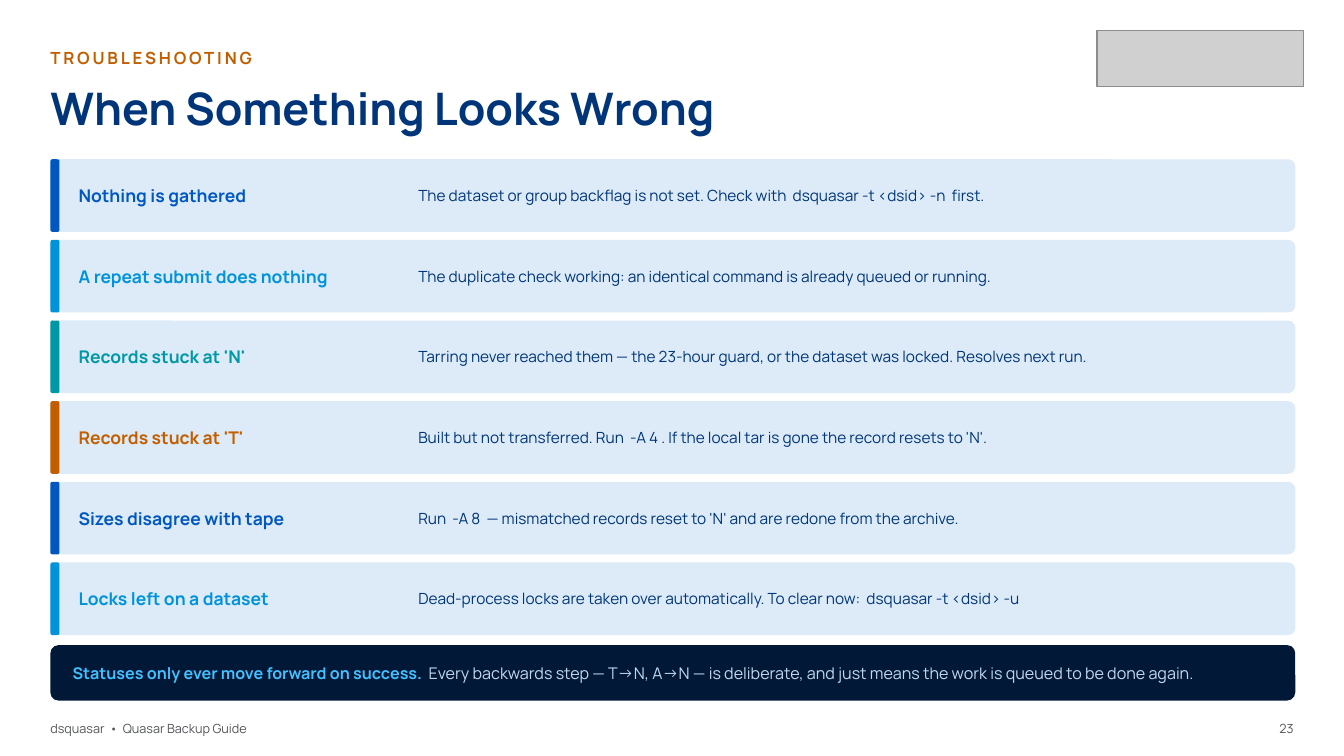
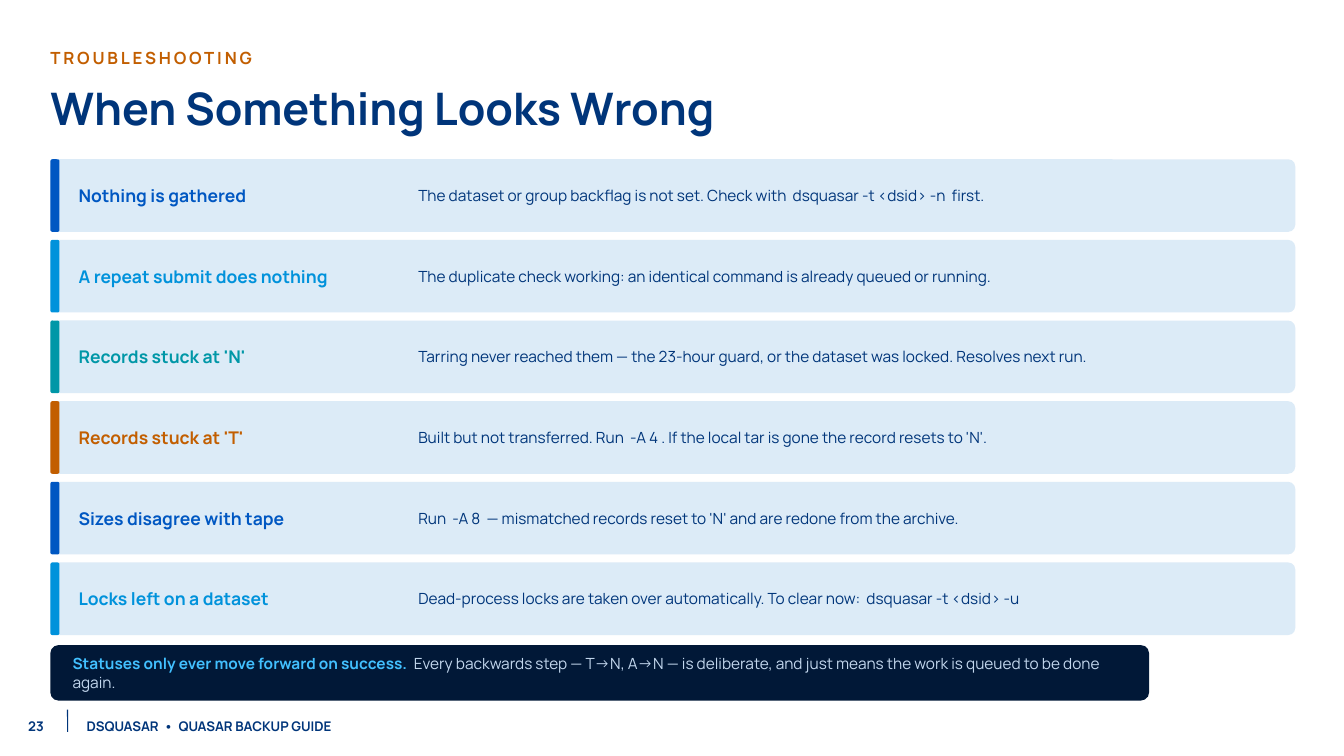
Before and after one commit to NCAR/rda-python-dsquasar, a slide deck: slide 24 of docs/slides/dsquasar_guide.pptx. Drawn at 1344x756 pixels with LibreOffice and Linux fonts; fonts in the diff are those of the drawing; grey boxes stand for pictures; background and template pictures are left out. Boxes give left, top, right and bottom in pixels: in the first picture for what was removed or moved away, otherwise in the second. Text is boxed around its words. In the diff, an @@ line names an element or a change of style, - is before the commit and + after.

```diff
--- a/docs/slides/dsquasar_guide.pptx
+++ b/docs/slides/dsquasar_guide.pptx
@@ picture removed at (1097, 30, 1304, 87) @@
@@ rounded rectangle: place and size @@
-rounded rectangle at (50, 645, 1296, 701)
+rounded rectangle at (50, 645, 1149, 701)
@@ text "Statuses only ever move forward ..." at (73, 657, 1099, 692): size 11.5 to 11 pt @@
@@ text "23": place and size @@
-text "23" at (1279, 724, 1293, 733)
+text "23" at (28, 721, 44, 731)
@@ text "23" at (28, 721, 44, 731): size 9 to 9.5 pt, text colour #53565A to #00357A, bold on; alignment right to left @@
@@ line added from (68, 710) to (68, 732), #00357A 0.75 pt @@
@@ text at (87, 721, 331, 732): text changed; size 9 to 9.5 pt; text colour #53565A to #00357A; bold on @@
-dsquasar • Quasar Backup Guide
+DSQUASAR • QUASAR BACKUP GUIDE
```
Also in this commit, not shown: 26 other slides changed, 5 other files.
